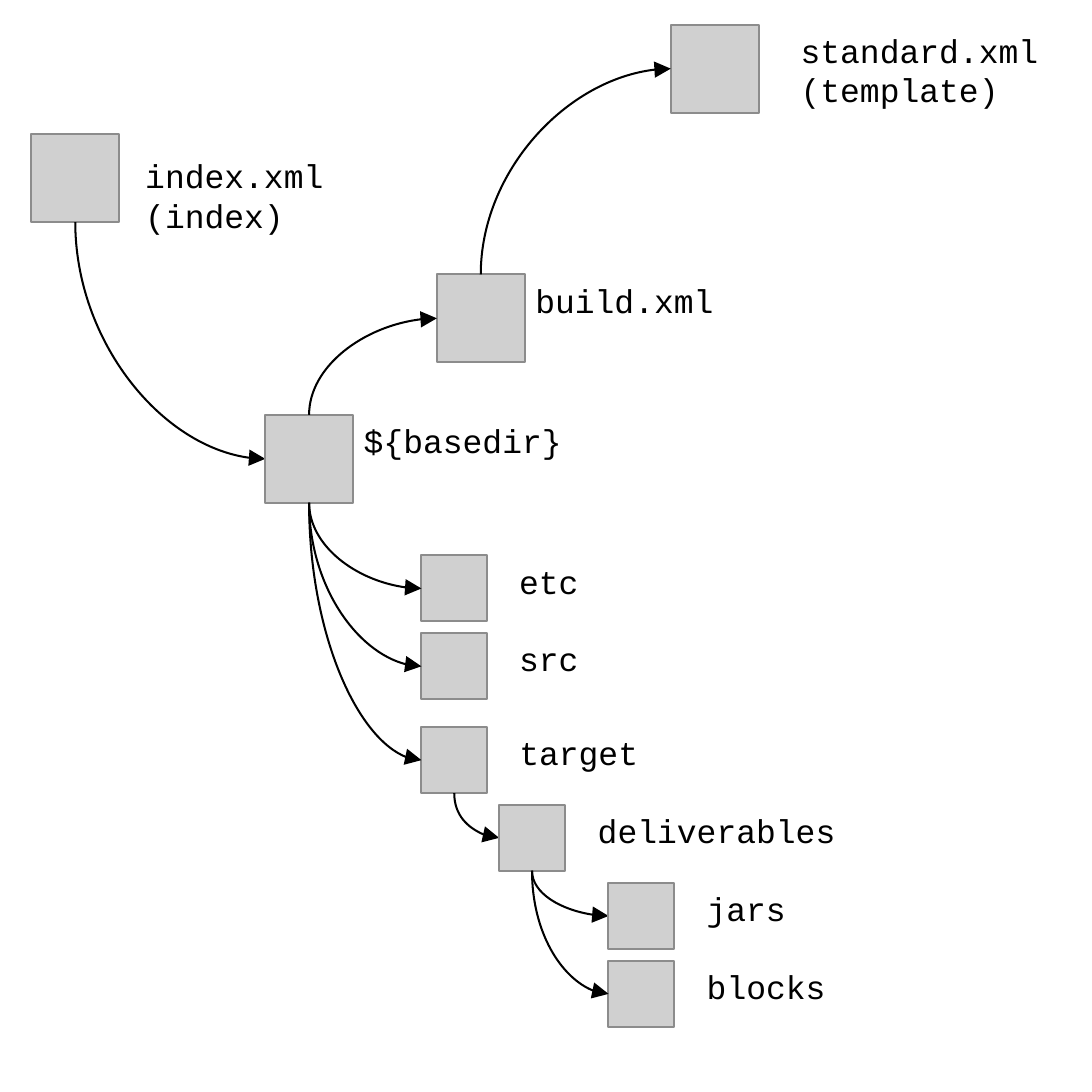
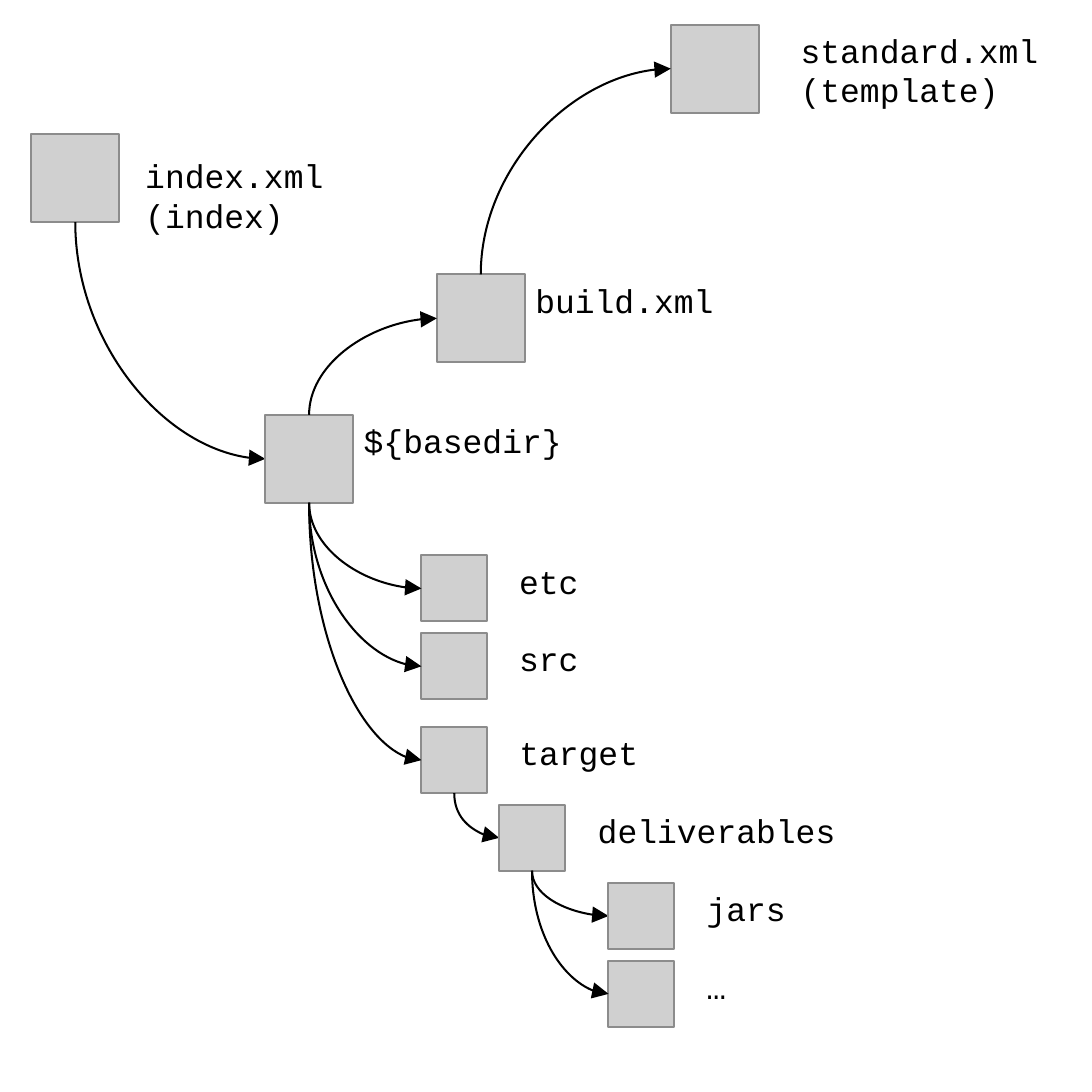
Before and after one commit to BackupTheBerlios/dpml-svn, a slide deck: slide 1 of trunk/central/site/src/art/magic/magic-index.ppt. Drawn at 1092x1092 pixels with LibreOffice and Linux fonts; fonts in the diff are those of the drawing; grey boxes stand for pictures. Boxes give left, top, right and bottom in pixels: in the first picture for what was removed or moved away, otherwise in the second. Text is boxed around its words. In the diff, an @@ line names an element or a change of style, - is before the commit and + after.

```diff
--- a/trunk/central/site/src/art/magic/magic-index.ppt
+++ b/trunk/central/site/src/art/magic/magic-index.ppt
@@ text at (707, 975, 826, 1000): text changed @@
-blocks
+…
```
Also in this commit, not shown: 51 other files.
